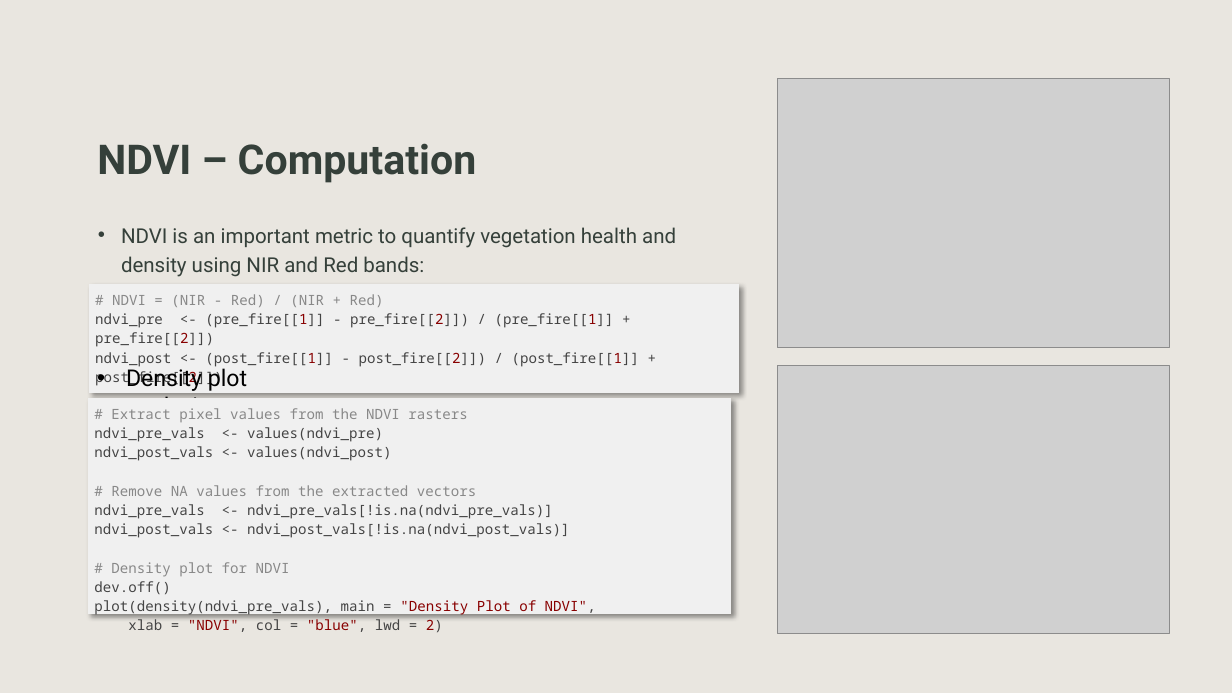
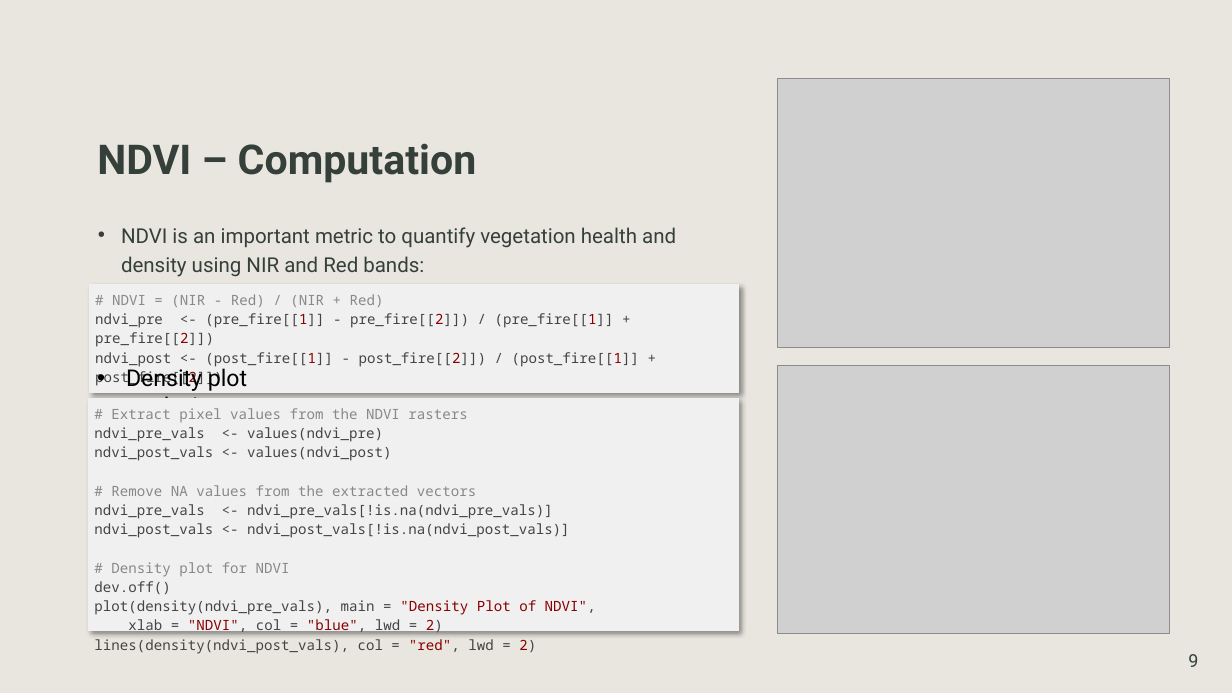
Before and after one commit to SimoneSantoro21/Spatial_Ecology_in_R, a slide deck: slide 9 of ppt/Evaluating vegetation loss due to wildfire in Segura.pptx. Drawn at 1232x693 pixels with LibreOffice and Linux fonts; fonts in the diff are those of the drawing; grey boxes stand for pictures. Boxes give left, top, right and bottom in pixels: in the first picture for what was removed or moved away, otherwise in the second. Text is boxed around its words. In the diff, an @@ line names an element or a change of style, - is before the commit and + after.

```diff
--- a/ppt/Evaluating vegetation loss due to wildfire in Segura.pptx
+++ b/ppt/Evaluating vegetation loss due to wildfire in Segura.pptx
@@ table at <box>88,397,738,658</box> @@
@@ row 1, column 1: "# Extract pixel values from the NDVI rasters ndvi_pre_vals <- values(ndvi_pre) ndvi_post_vals <- values(ndvi_post) # Remove NA values from the extracted vectors ndvi_pre_vals <- ndvi_pre_vals[!is.na(ndvi_pre_vals)] ndvi_post_vals <- ndvi_post_vals[!is.na(ndvi_post_vals)] # Density plot for NDVI dev.off() plot(density(ndvi_pre_vals), main = "Density Plot of NDVI", xlab = "NDVI", col = "blue", lwd = 2)" to "# Extract pixel values from the NDVI rasters ndvi_pre_vals <- values(ndvi_pre) ndvi_post_vals <- values(ndvi_post) # Remove NA values from the extracted vectors ndvi_pre_vals <- ndvi_pre_vals[!is.na(ndvi_pre_vals)] ndvi_post_vals <- ndvi_post_vals[!is.na(ndvi_post_vals)] # Density plot for NDVI dev.off() plot(density(ndvi_pre_vals), main = "Density Plot of NDVI", xlab = "NDVI", col = "blue", lwd = 2) / lines(density(ndvi_post_vals), col = "red", lwd = 2)" @@
@@ table: place and size @@
-table at <box>88,397,731,636</box>
+table at <box>88,397,738,658</box>
@@ page number added at <box>1188,654,1198,667</box>, 14 pt, text #35403A @@
+9
```
Also in this commit, not shown: 14 other slides changed, 1 other file.
